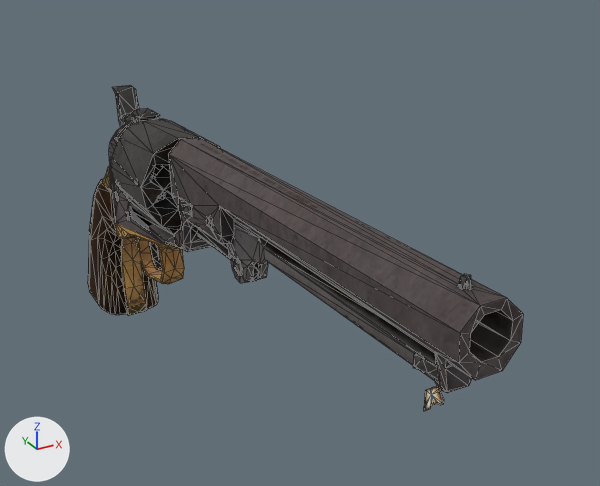
The glTF model source/Games/StealthAction/GameData/models/player/weapons/pistol/revolver.glb, before and after one commit.
Rendered twice from a 50 mm lens placed at (-0.223, -1.017, 0.087), pointed at (-0.02, -0.648, -0.097). The lights are fixed; the arrows at lower left show +X, +Y and +Z. The picture after the commit comes second. Mesh edges are drawn as thin lines. Where no turn or scale is listed for an object, it has been applied to the vertices. Vertices at exactly the same position are counted once.

Names of what the first picture shows: 'Barrel_low.002' and 1 more.
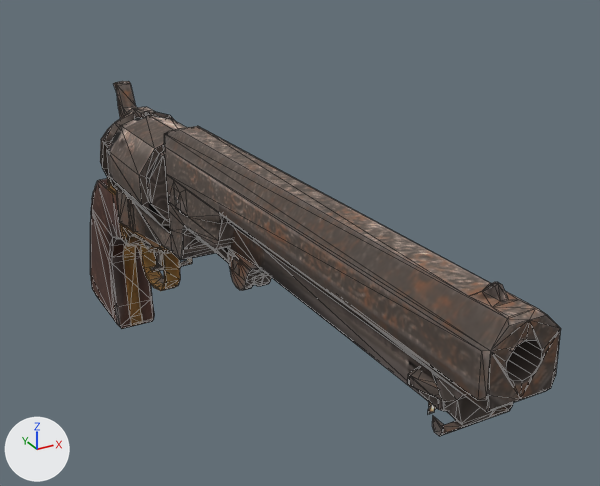
The change in detail:
Picture 'Grip_LP_Mat_Set2Combined_0_psx' (img_grip_lp_mat_set2combined_0_psx) is new.
Material 'Grip_LP_Mat_Set2Combined_0_psx' (mat_grip_lp_mat_set2combined_0_psx) is new.
Uses the picture img_grip_lp_mat_set2combined_0_psx.
me_mesh_003 is used by ob_barrel_low_002; location (0.0, -0.13, -1.6728).
me_mesh_003 had 1804 vertices, 3557 faces and spanned x -0.094..-0.038, y -0.722..-0.269, z 1.462..1.647.
me_mesh_003 no longer uses material mat_material__27 (picture img_revolver).
me_mesh_003 now has 1783 vertices, 3414 faces and spans x -0.095..-0.038, y -0.74..-0.269, z 1.453..1.653.
me_mesh_003 part 1: the loose piece of 288 vertices spanning x -0.078..-0.049, y -0.722..-0.404, z 1.569..1.647 is rebuilt with 212 vertices and now spans x -0.083..-0.051, y -0.74..-0.47, z 1.566..1.653, in mat_grip_lp_mat_set2combined_0_psx.
me_mesh_003 part 2: the loose piece of 224 vertices spanning x -0.094..-0.038, y -0.475..-0.405, z 1.574..1.631 is rebuilt with 80 vertices and now spans x -0.093..-0.04, y -0.477..-0.403, z 1.575..1.632, in mat_grip_lp_mat_set2combined_0_psx.
me_mesh_003 part 3: the loose piece of 179 vertices spanning x -0.073..-0.057, y -0.705..-0.524, z 1.577..1.616 is rebuilt with 166 vertices and now spans x -0.076..-0.06, y -0.715..-0.527, z 1.577..1.619, in mat_grip_lp_mat_set2combined_0_psx.
me_mesh_003 part 4: the loose piece of 47 vertices spanning x -0.072..-0.059, y -0.414..-0.36, z 1.559..1.638 is rebuilt with 57 vertices and now spans x -0.071..-0.062, y -0.412..-0.358, z 1.564..1.64, in mat_grip_lp_mat_set2combined_0_psx.
me_mesh_003 part 5: the loose piece of 42 vertices spanning x -0.071..-0.06, y -0.557..-0.481, z 1.576..1.594 is rebuilt with 110 vertices and now spans x -0.074..-0.061, y -0.565..-0.487, z 1.578..1.6, in mat_grip_lp_mat_set2combined_0_psx.
me_mesh_003 part 6: the loose piece of 22 vertices spanning x -0.068..-0.063, y -0.411..-0.398, z 1.525..1.567 is rebuilt with 55 vertices and now spans x -0.066..-0.062, y -0.413..-0.399, z 1.526..1.563, in mat_grip_lp_mat_set2combined_0_psx.
me_mesh_003 part 7: 6 loose pieces with 123 vertices, spanning x -0.082..-0.049, y -0.535..-0.336, z 1.462..1.609, are deleted.
me_mesh_003 part 8: 1 vertex moved within x -0.059, y -0.377, z 1.54; 878 vertices removed from x -0.088..-0.04, y -0.48..-0.269, z 1.463..1.625; 1018 vertices added at x -0.095..-0.038, y -0.486..-0.269, z 1.453..1.631.
me_mesh_003 part 9: 84 vertices added at x -0.081..-0.057, y -0.719..-0.675, z 1.607..1.614.
me_mesh_003 gains material mat_grip_lp_mat_set2combined_0_psx.

Boxes [x1, y1, x2, y2] around the edits, measured in the pictures (600 x 486 px; the box of a moved part takes in the faces that stretch with it):
'Barrel_low.002', reshaped (8% wider, 15% taller): before [88, 85, 523, 393]; after [90, 81, 561, 436]
part 1 of me_mesh_003, rebuilt (12% wider, 21% taller): before [168, 137, 523, 393]; after [163, 126, 561, 436]
part 2 of me_mesh_003, rebuilt: before [110, 119, 221, 230]; after [107, 114, 186, 226]
part 3 of me_mesh_003, rebuilt (13% taller): before [227, 220, 438, 382]; after [227, 227, 446, 411]
part 4 of me_mesh_003, rebuilt: before [113, 85, 160, 127]; after [113, 81, 153, 118]
part 5 of me_mesh_003, rebuilt: before [197, 228, 259, 282]; after [212, 247, 264, 285]
part 6 of me_mesh_003, rebuilt (mostly hidden afterwards): before [149, 242, 162, 270]; after [154, 252, 161, 266]
part 7 of me_mesh_003, deleted (mostly hidden): before [179, 198, 211, 227]
part 8 of me_mesh_003, moved or reshaped: before [88, 120, 184, 315]; after [90, 111, 192, 329]
part 9 of me_mesh_003, added: after [407, 368, 443, 401]
